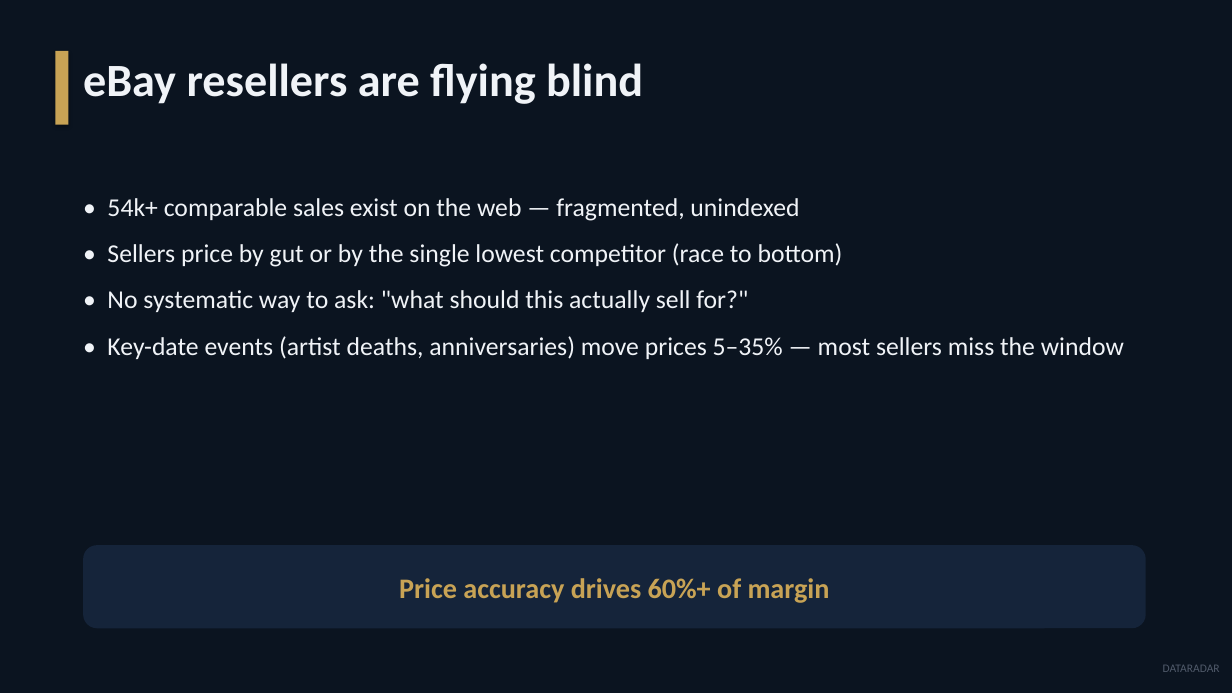
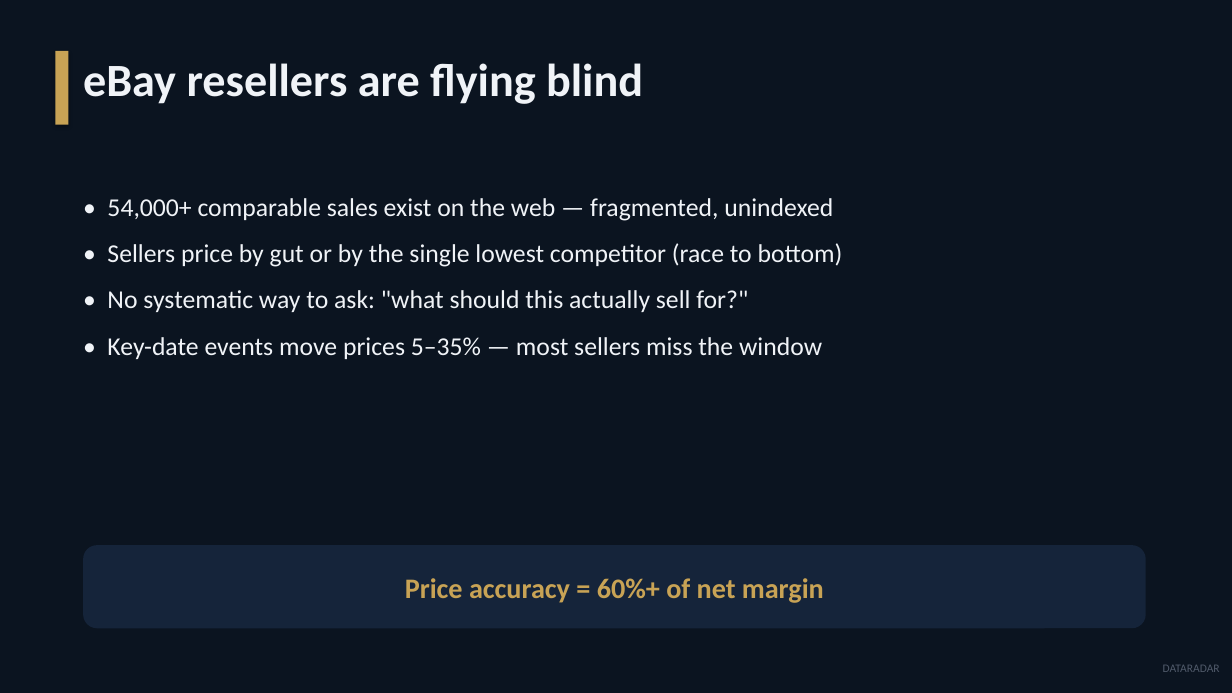
Before and after one commit to jjshay/dataradar-listings, a slide deck: slide 2 of DATARADAR_Strategic_Overview.pptx. Drawn at 1232x693 pixels with LibreOffice and Linux fonts; fonts in the diff are those of the drawing. Boxes give left, top, right and bottom in pixels: in the first picture for what was removed or moved away, otherwise in the second. Text is boxed around its words. In the diff, an @@ line names an element or a change of style, - is before the commit and + after.

```diff
--- a/DATARADAR_Strategic_Overview.pptx
+++ b/DATARADAR_Strategic_Overview.pptx
@@ text at [107, 198, 833, 221]: text changed @@
-• 54k+ comparable sales exist on the web — fragmented, unindexed
+• 54,000+ comparable sales exist on the web — fragmented, unindexed
@@ text at [107, 337, 822, 359]: text changed @@
-• Key-date events (artist deaths, anniversaries) move prices 5–35% — most sellers miss the window
+• Key-date events move prices 5–35% — most sellers miss the window
@@ text at [405, 578, 824, 603]: text changed @@
-Price accuracy drives 60%+ of margin
+Price accuracy = 60%+ of net margin
```
Also in this commit, not shown: 8 other slides changed, 5 slides added, 3 slides removed, 3 other files.
